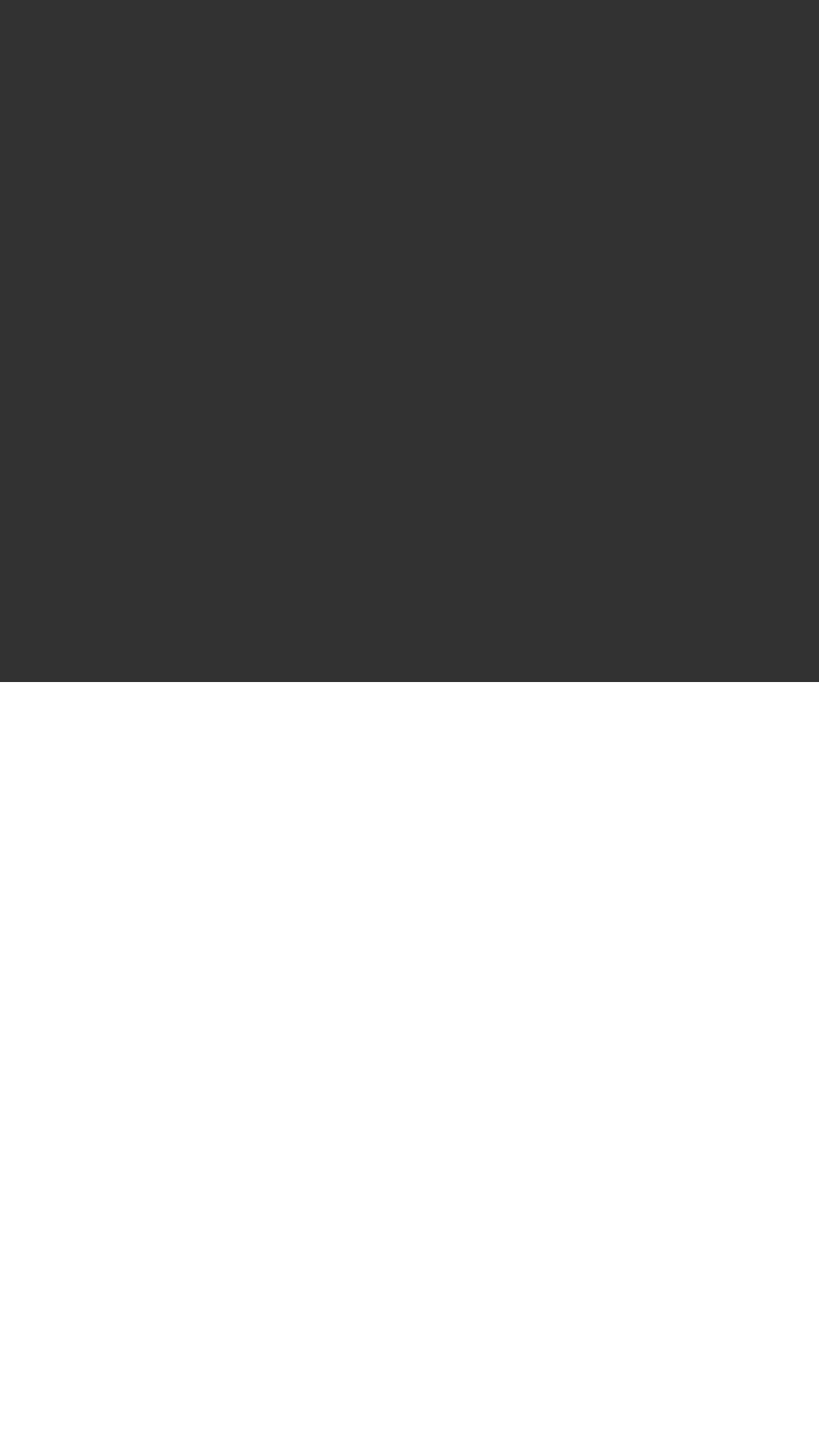
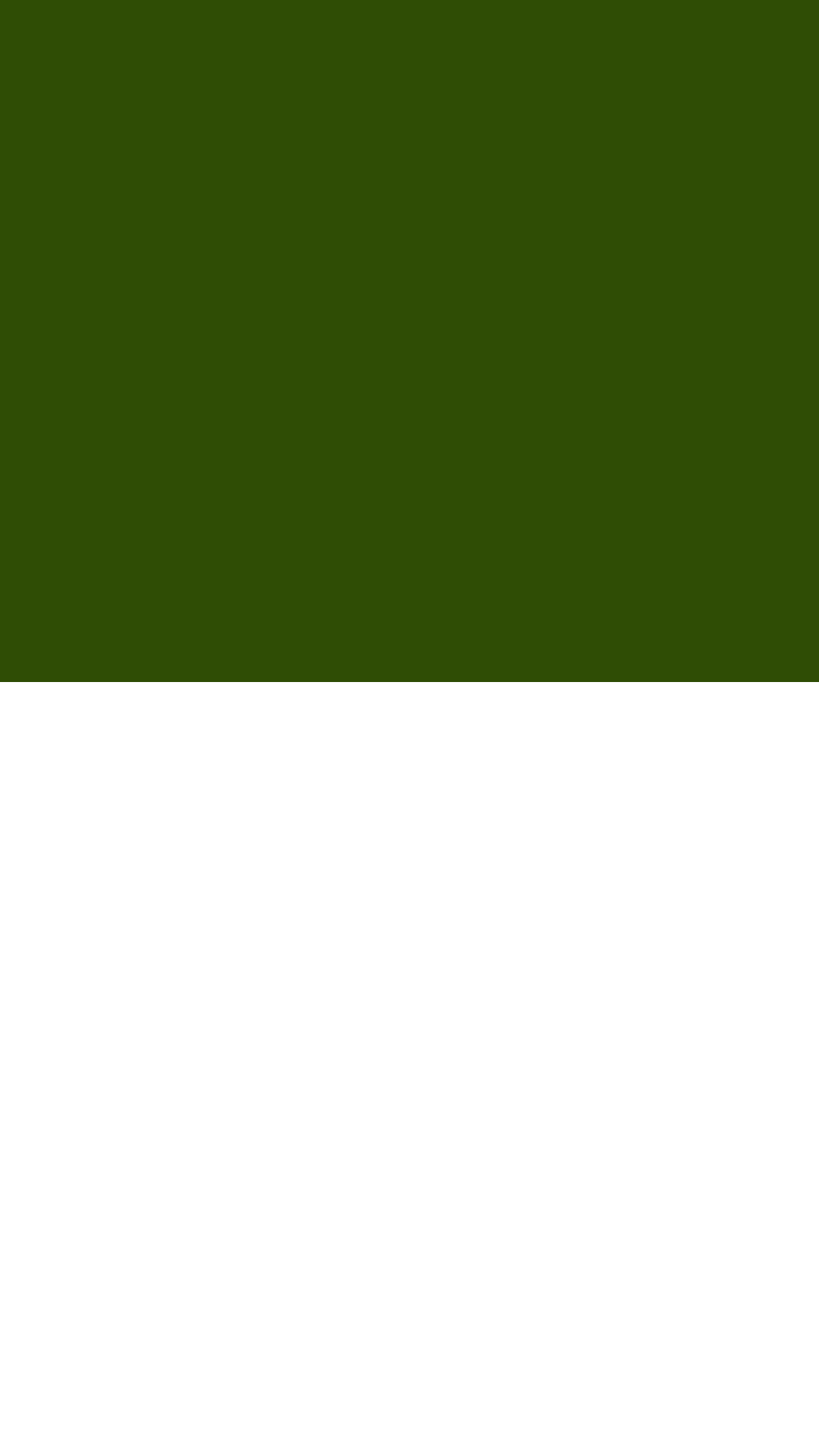
Revision of a layered 819 x 1455 image; what changed, layer by layer:
painted on "矩形 1" over [0, 0, 819, 683]
